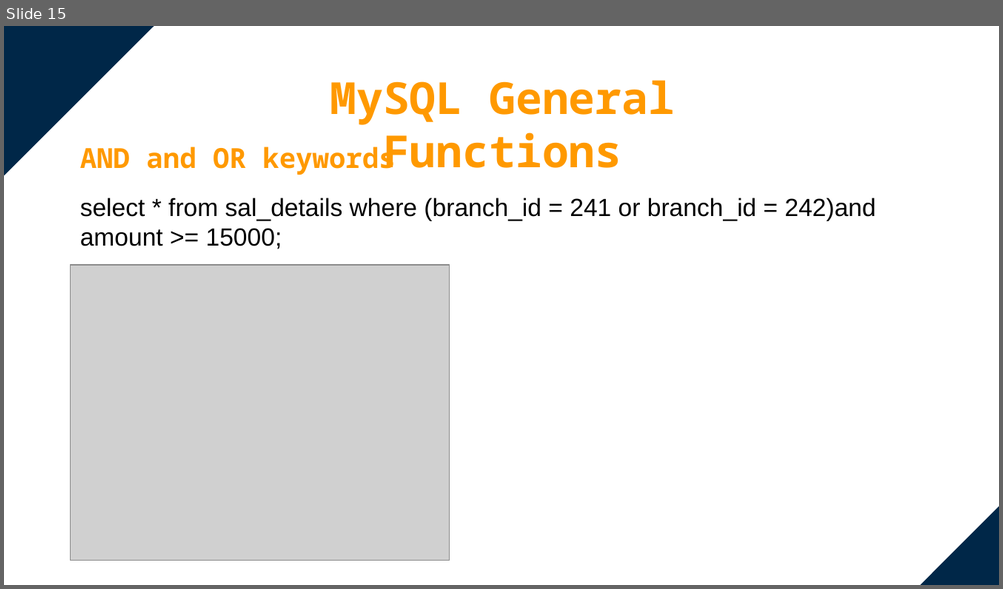
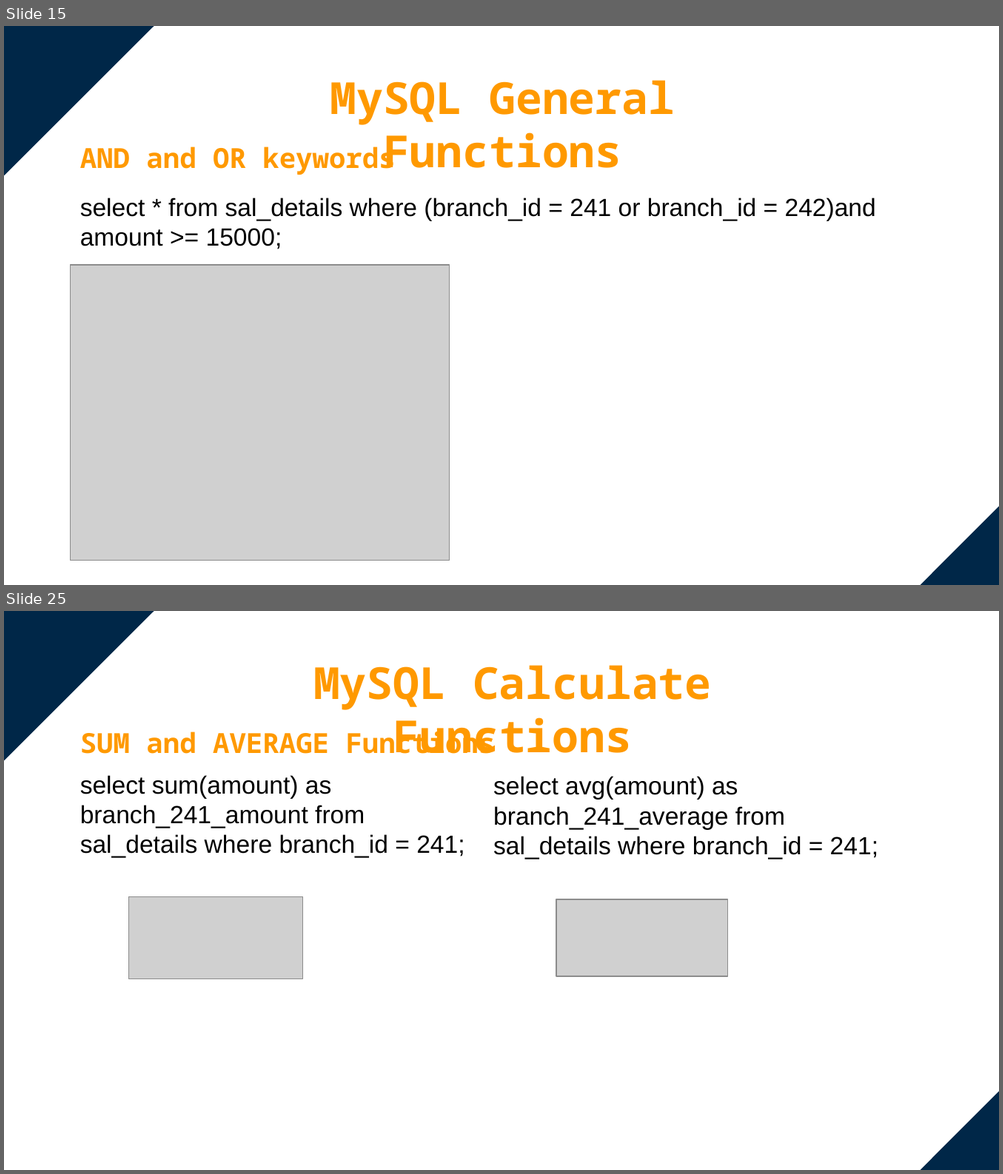
Before and after one commit to vijayadithya831/personal, a slide deck: Full Stack/SQL/Mini Project/SQL Mini Project.pptx. Shown one above the other, each under a label of ours: slide 15 before the commit, slides 15 and 25 after it; the slides between them are not shown. The pictures are 1003x589 and 1003x1174 pixels, drawn with LibreOffice and Linux fonts; fonts in the diff are those of the drawing; grey boxes stand for pictures. Boxes give left, top, right and bottom in pixels: in the first picture for what was removed or moved away, otherwise in the second. Text is boxed around its words. In the diff, an @@ line names an element or a change of style, - is before the commit and + after.

```diff
--- a/Full Stack/SQL/Mini Project/SQL Mini Project.pptx
+++ b/Full Stack/SQL/Mini Project/SQL Mini Project.pptx
@@ slide 25 added at bbox=[4, 611, 999, 1170], background #FFFFFF @@
@@ right triangle added at bbox=[4, 611, 155, 763], fill #002748 @@
@@ text added at bbox=[313, 665, 711, 754], 32 pt, text #FF9900, bold @@
+MySQL Calculate Functions
@@ text added at bbox=[80, 727, 495, 754], 20 pt, text #FF9900, bold @@
+SUM and AVERAGE Functions
@@ text added at bbox=[80, 775, 464, 857], 18 pt, text #000000 @@
+select sum(amount) as branch_241_amount from sal_details where branch_id = 241;
@@ text added at bbox=[493, 776, 878, 859], 18 pt, text #000000 @@
+select avg(amount) as branch_241_average from sal_details where branch_id = 241;
@@ picture added at bbox=[128, 897, 302, 980] @@
@@ picture added at bbox=[556, 900, 728, 977] @@
@@ right triangle added at bbox=[916, 1089, 999, 1170], fill #002748 @@
```
Also in this commit, not shown: 4 slides changed, 23 other slides added, 1 other file.
